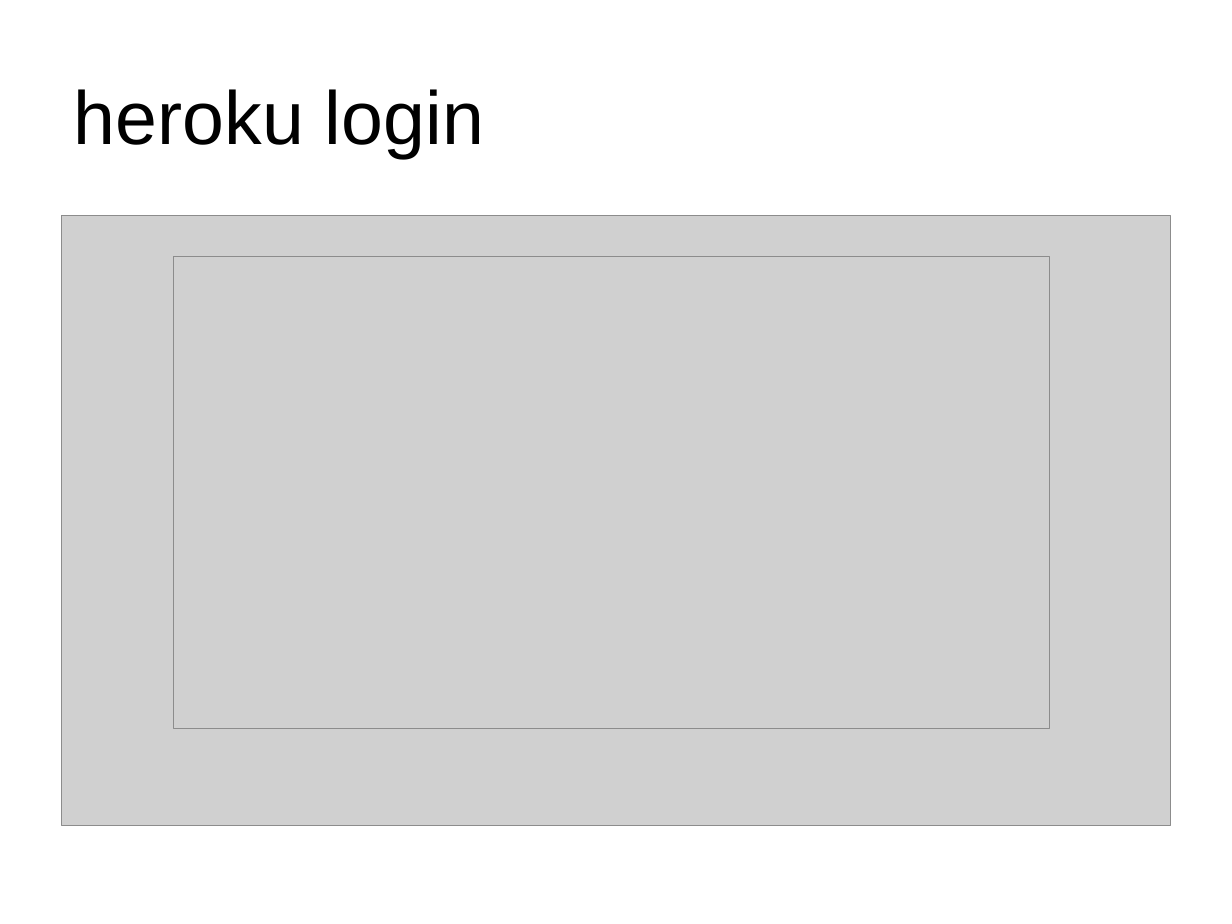
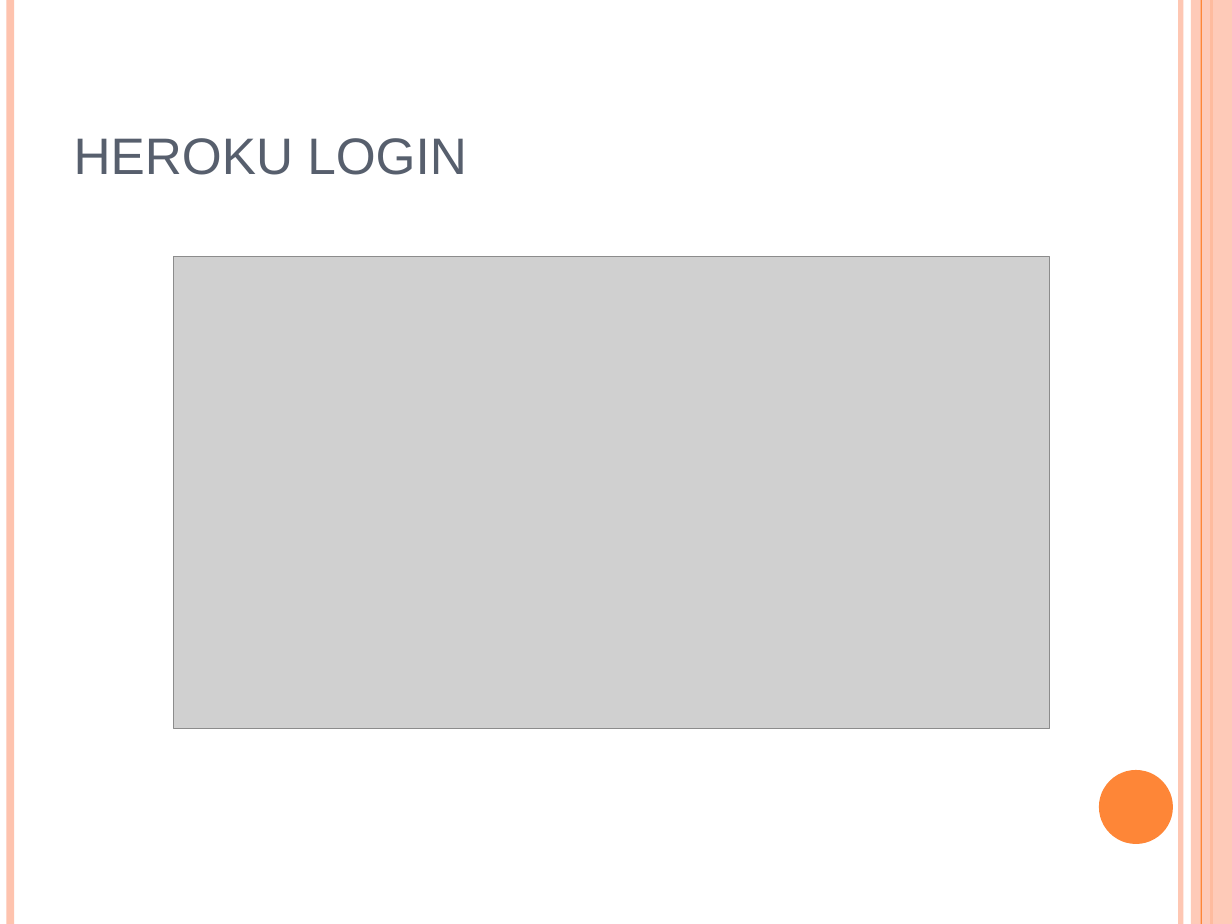
Before and after one commit to Mittapap/interview_rails, a slide deck: slide 8 of presentation.ppt. Drawn at 1232x924 pixels with LibreOffice and Linux fonts; fonts in the diff are those of the drawing; grey boxes stand for pictures. Boxes give left, top, right and bottom in pixels: in the first picture for what was removed or moved away, otherwise in the second. Text is boxed around its words. In the diff, an @@ line names an element or a change of style, - is before the commit and + after.

```diff
--- a/presentation.ppt
+++ b/presentation.ppt
@@ line added from (10, 0) to (10, 924), #FEC3AE 4.51 pt @@
@@ line added from (1180, 0) to (1180, 924), #FEC3AE 3 pt @@
@@ rectangle added at bbox=[1191, 0, 1232, 924], fill #FEC3AE at 87% opacity @@
@@ line added from (1201, 0) to (1201, 924), #FE8637 0.74 pt @@
@@ line added from (1211, 0) to (1211, 924), #FE8637 1.5 pt @@
@@ title "HEROKU LOGIN" at bbox=[74, 138, 467, 175]: vertical alignment middle to bottom @@
@@ title at bbox=[74, 138, 467, 175]: text changed; size 44 to 30 pt; text colour #000000 to #575F6D @@
-heroku login
+HEROKU LOGIN
@@ picture removed at bbox=[62, 216, 1170, 825] @@
@@ ellipse added at bbox=[1099, 770, 1173, 844], fill #FE8637 @@
```
Also in this commit, not shown: 13 other slides changed, 5 slides added, 1 slide removed.
